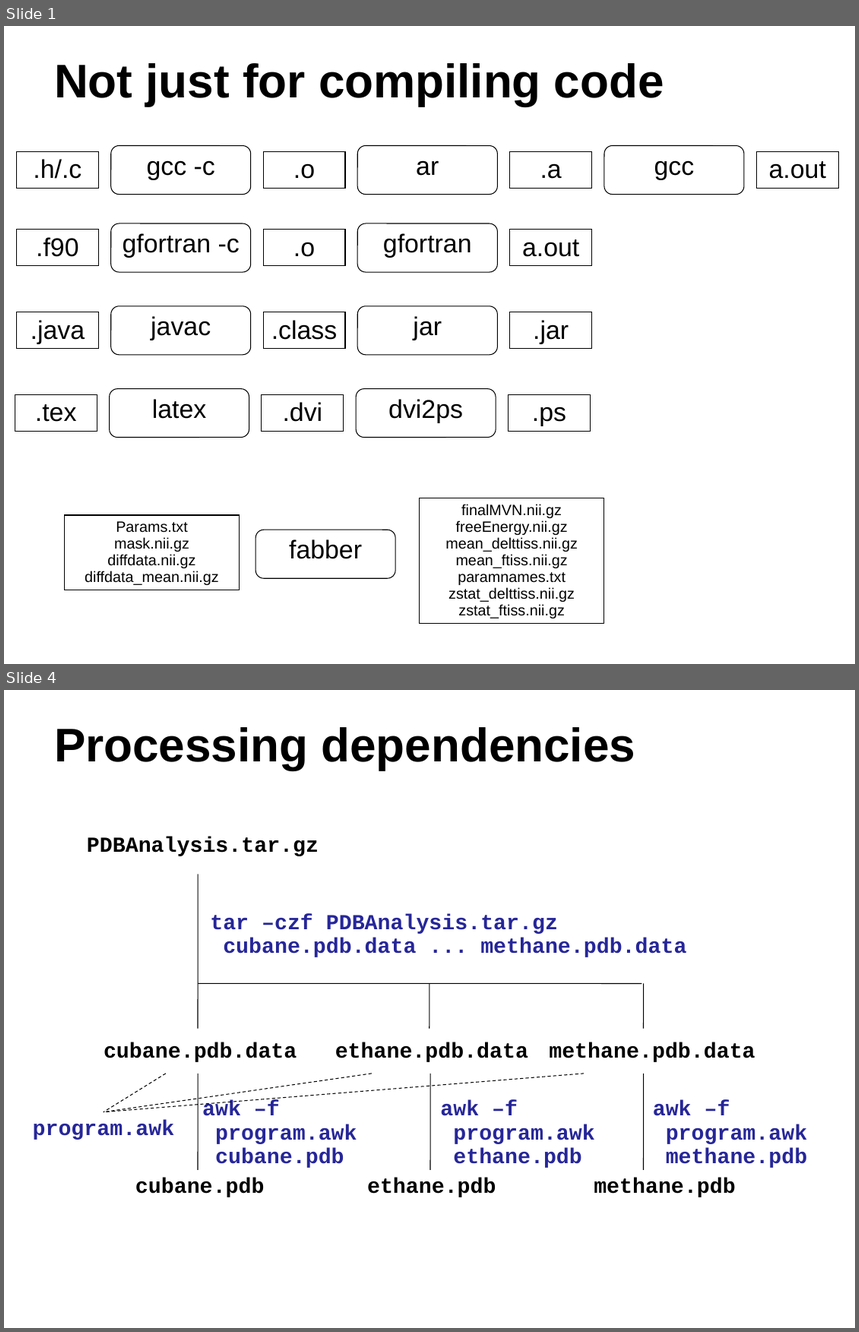
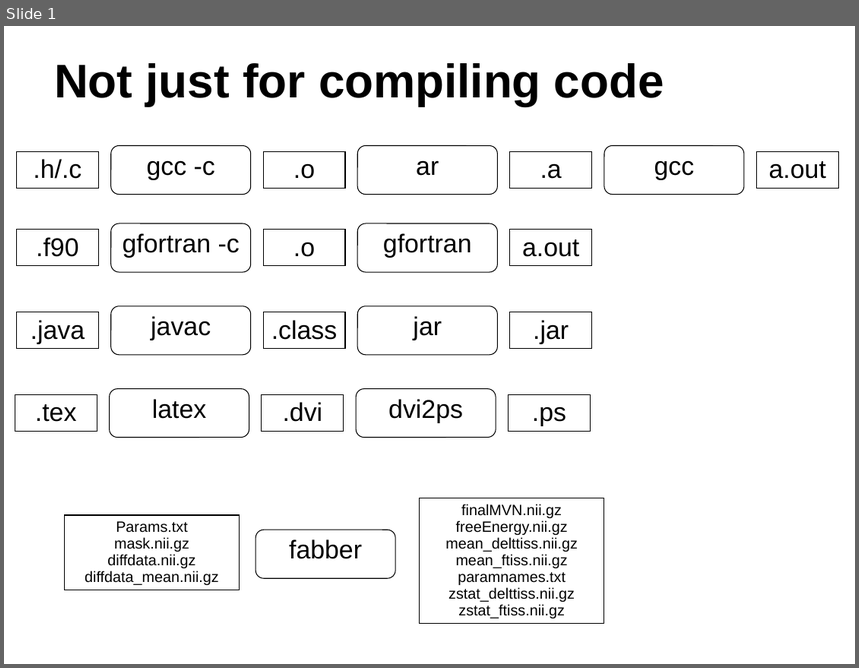
Before and after one commit to hpcarcher/2014-09-16-imperial, a slide deck: archer/make/AutomationMakeImages.ppt. Shown one above the other, each under a label of ours: slides 1 and 4 before the commit, slide 1 after it; the slides between them are not shown. The pictures are 859x1332 and 859x668 pixels, drawn with LibreOffice and Linux fonts; fonts in the diff are those of the drawing. Boxes give left, top, right and bottom in pixels: in the first picture for what was removed or moved away, otherwise in the second. Text is boxed around its words. In the diff, an @@ line names an element or a change of style, - is before the commit and + after.

```diff
--- a/archer/make/AutomationMakeImages.ppt
+++ b/archer/make/AutomationMakeImages.ppt
@@ slide 4 removed at (4, 690, 855, 1328), background #FFFFFF @@
@@ title removed at (54, 727, 636, 770) @@
-Processing dependencies
@@ text removed at (87, 837, 319, 856) @@
-PDBAnalysis.tar.gz
@@ line removed from (198, 875) to (198, 1029) @@
@@ text removed at (210, 914, 686, 958) @@
-tar –czf PDBAnalysis.tar.gz
-cubane.pdb.data ... methane.pdb.data
@@ line removed from (198, 983) to (642, 983) @@
@@ line removed from (430, 983) to (430, 1029) @@
@@ line removed from (644, 983) to (644, 1029) @@
@@ text removed at (104, 1043, 297, 1062) @@
-cubane.pdb.data
@@ text removed at (335, 1043, 528, 1062) @@
-ethane.pdb.data
@@ text removed at (549, 1043, 755, 1062) @@
-methane.pdb.data
@@ line removed from (166, 1074) to (104, 1113) @@
@@ line removed from (372, 1074) to (104, 1113) @@
@@ line removed from (584, 1074) to (104, 1113) @@
@@ line removed from (198, 1074) to (198, 1170) @@
@@ line removed from (430, 1074) to (430, 1170) @@
@@ line removed from (644, 1074) to (644, 1170) @@
@@ text removed at (33, 1120, 175, 1140) @@
-program.awk
@@ text removed at (202, 1100, 357, 1168) @@
-awk –f
-program.awk
-cubane.pdb
@@ text removed at (440, 1100, 595, 1168) @@
-awk –f
-program.awk
-ethane.pdb
@@ text removed at (653, 1100, 807, 1168) @@
-awk –f
-program.awk
-methane.pdb
@@ text removed at (135, 1178, 265, 1198) @@
-cubane.pdb
@@ text removed at (367, 1178, 496, 1198) @@
-ethane.pdb
@@ text removed at (594, 1178, 736, 1198) @@
-methane.pdb
```
Also in this commit, not shown: 2 other slides removed, 1 other file.
